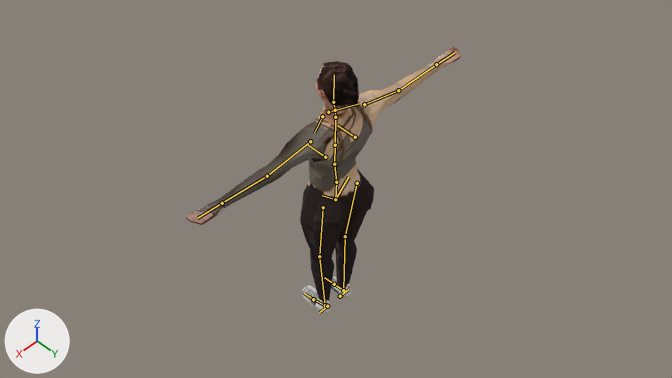
The Blender file src/models/female1.blend as it was, and as the next commit left it.
One viewpoint serves both versions: the file's camera 'cam_back_left'. Every picture has the same lights, and +X, +Y and +Z are marked at lower left. The bones that bend it are drawn over the model as lines.

In view in the first picture: 'Female'.
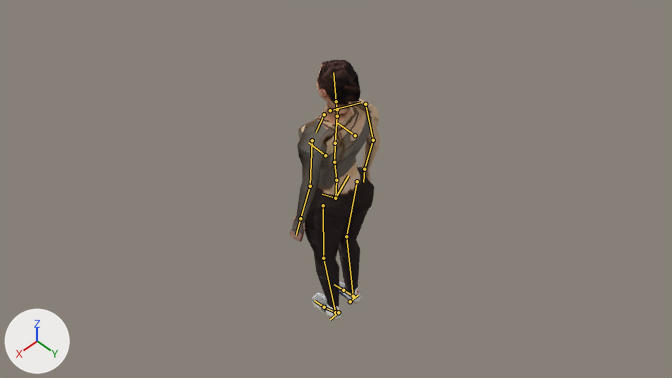
The newer file adds an action. The first version stands in its rest pose; the second is drawn at frame 13 of the action 'Walk'.

Pixel boxes [x1, y1, x2, y2] of what changed, in the pictures (672 x 378 px):
'Female', posed (67% narrower): before [186, 47, 461, 315]; after [290, 60, 380, 322]
bone 'spine', root to tip: before (335, 199) to (336, 182); after (335, 198) to (336, 180)
bone 'spine.003', root to tip: before (335, 145) to (335, 117); after (335, 143) to (337, 116)
bone 'spine.006', root to tip: before (333, 102) to (334, 74); after (336, 101) to (333, 72)
bone 'upper_arm.L', root to tip: before (310, 141) to (267, 176); after (312, 140) to (310, 186)
bone 'forearm.L', root to tip: before (267, 176) to (222, 203); after (310, 186) to (300, 218)
bone 'upper_arm.R', root to tip: before (364, 104) to (398, 90); after (365, 104) to (373, 140)
bone 'forearm.R', root to tip: before (398, 90) to (436, 64); after (373, 140) to (364, 169)
bone 'thigh.L', root to tip: before (323, 207) to (319, 256); after (323, 205) to (323, 258)
bone 'shin.L', root to tip: before (319, 256) to (325, 305); after (323, 258) to (335, 312)
bone 'foot.L', root to tip: before (325, 305) to (313, 299); after (335, 312) to (324, 307)
bone 'thigh.R', root to tip: before (357, 183) to (345, 236); after (357, 181) to (346, 236)
bone 'shin.R', root to tip: before (345, 236) to (343, 290); after (346, 236) to (353, 296)
bone 'foot.R', root to tip: before (343, 290) to (334, 284); after (353, 296) to (343, 290)

What the commit changed:
Bone 'spine' (bone_spine) moves from (0.0, 0.0, 0.0) to (0.002, 0.014, -0.001).
Bone 'spine.003' (bone_spine_003) turns from (0, 0, 0) to (-3, 0, 0) degrees about its own x, y and z.
Bone 'spine.006' (bone_spine_006) turns from (0, 0, 0) to (9, 3, 0) degrees about its own x, y and z.
Bone 'upper_arm.L' (bone_upper_arm_l) turns from (0, 0, 0) to (-3, 1, -73) degrees about its own x, y and z.
Bone 'forearm.L' (bone_forearm_l) turns from (0, 0, 0) to (15, 0, -18) degrees about its own x, y and z.
Bone 'upper_arm.R' (bone_upper_arm_r) turns from (0, 0, 0) to (-3, -3, 67) degrees about its own x, y and z.
Bone 'forearm.R' (bone_forearm_r) turns from (0, 0, 0) to (18, 2, 21) degrees about its own x, y and z.
Bone 'thigh.L' (bone_thigh_l) turns from (0, 0, 0) to (4, 0, 0) degrees about its own x, y and z.
Bone 'shin.L' (bone_shin_l) turns from (0, 0, 0) to (4, 0, 0) degrees about its own x, y and z.
Bone 'foot.L' (bone_foot_l) moves from (0.0, 0.0, 0.0) to (0.0, 0.001, 0.0).
Bone 'foot.L' (bone_foot_l) turns from (0, 0, 0) to (-5, -1, 0) degrees about its own x, y and z.
Bone 'thigh.R' (bone_thigh_r) turns from (0, 0, 0) to (2, 0, 0) degrees about its own x, y and z.
Bone 'shin.R' (bone_shin_r) turns from (0, 0, 0) to (7, 0, 0) degrees about its own x, y and z.
Bone 'foot.R' (bone_foot_r) moves from (0.0, 0.0, 0.0) to (0.0, -0.001, 0.0).
Bone 'foot.R' (bone_foot_r) turns from (0, 0, 0) to (-5, 0, 0) degrees about its own x, y and z.
